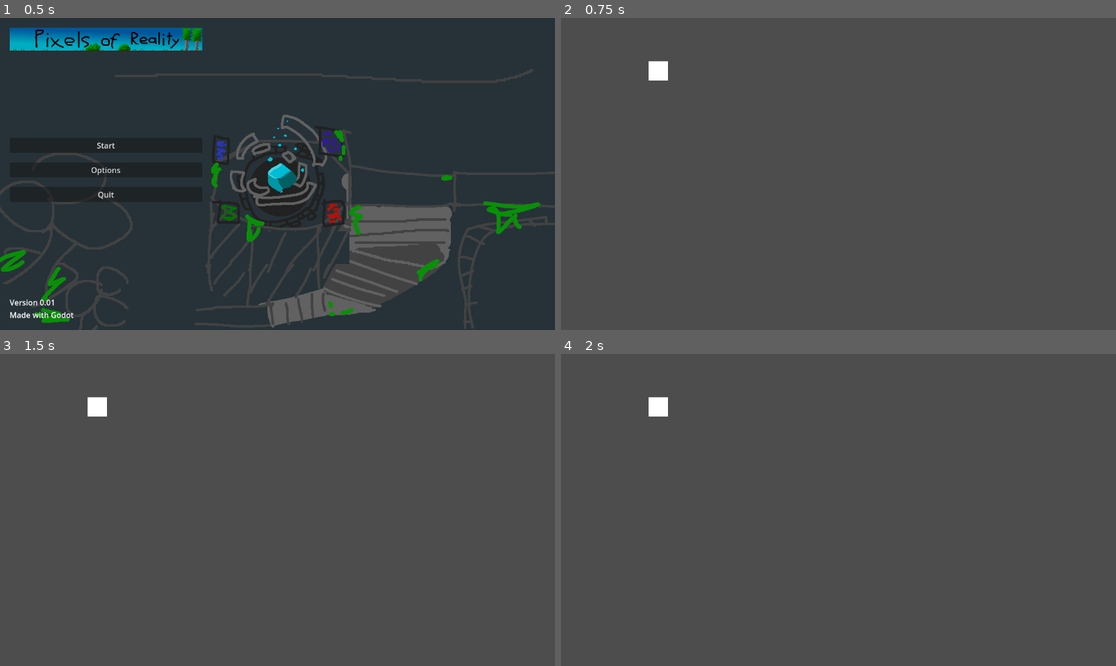
Above: before the commit, frames 1-4 (two rows, left to right).
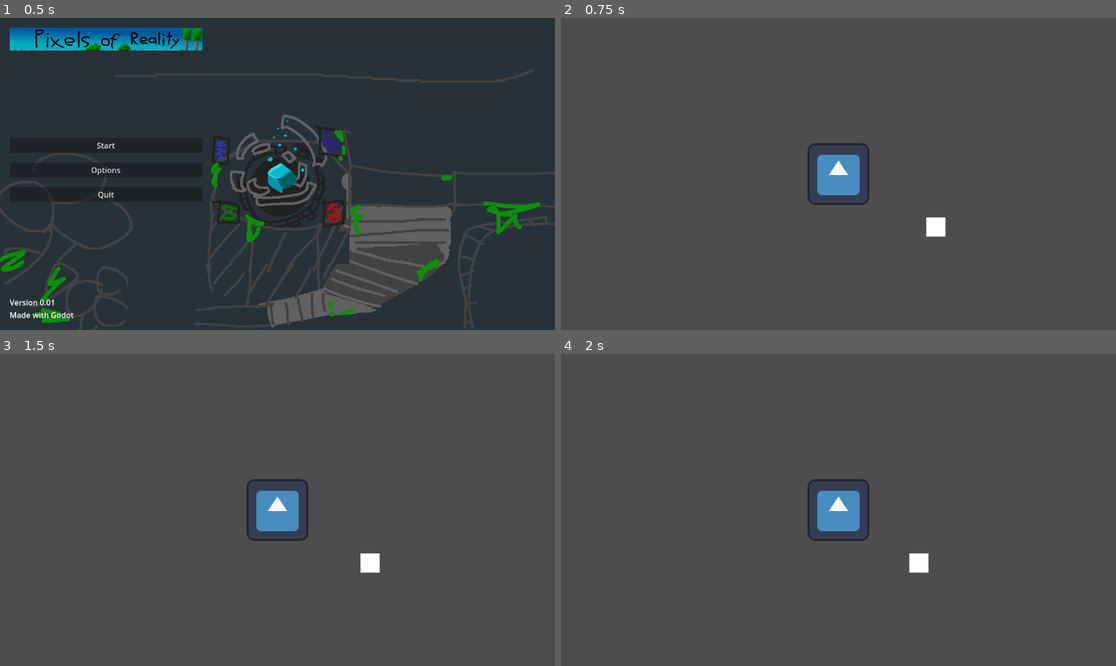
Above: after the commit, the same moments.

Repository: Cole-Miller-IT/JanGameJam2025
Game: Godot game, scene res://Scenes/Levels/MainMenu/main_menu.tscn
Same seed, same stepped clock (60 frames per second), same inputs: the game is played once before the commit and once after it. The engine's default icon, where the game draws it, is replaced by a stand-in: a white triangle on a blue panel in a dark square.
Inputs (mouse positions are in pixels of both pictures, inside the frame that each line leads up to):
- Up to frame 1 (0.5 s): no input
- Up to frame 2 (0.75 s): click "Start" at 0.5 s
- Up to frame 3 (1.5 s): tap Enter at 1.25 s; move the mouse to (399, 494) at 1.27 s; hold D (right, bound only after the commit) from 1.28 s (still down); click (399, 494) at 1.35 s
- Up to frame 4 (2 s): keep holding D (right, bound only after the commit)

Frame 1 is identical in both runs. In frame 2, 1.7% of the frame differs, in the area x 15-70%, y 13-71%; in frame 3, 1.7%; in frame 4, 1.7%.

Commit message:
Added concurrent state machine to player class

Diff:
--- a/Scenes/Levels/World/world.tscn
+++ b/Scenes/Levels/World/world.tscn
@@ -1,6 +1,10 @@
-[gd_scene format=3 uid="uid://khxgk4bj1cll"]
+[gd_scene load_steps=2 format=3 uid="uid://khxgk4bj1cll"]
+
+[ext_resource type="PackedScene" uid="uid://duer6vi3o38eh" path="res://Scenes/Player/player.tscn" id="1_dxqne"]
 
 [node name="World" type="Node"]
+
+[node name="Player" parent="." instance=ExtResource("1_dxqne")]
 
 [node name="Test" type="ColorRect" parent="."]
 offset_left = 182.0
--- /dev/null
+++ b/Scenes/Player/ActionStates/die_action.gd
@@ -0,0 +1,21 @@
+extends State
+
+signal playerDied
+
+func enter() -> void:
+	#play any death animations, sounds, or effects
+	print("in die state")
+	#$DeathSound.play()
+	#$DeathEffect.position = parent.global_position
+	#$DeathEffect.emitting = true
+	#await $DeathSound.finished
+
+	#emit any signals
+	#playerDied.emit()
+
+	#destroy the node
+	queue_free()
+
+
+func exit() -> void:
+	pass
--- /dev/null
+++ b/Scenes/Player/ActionStates/idle_action.gd
@@ -0,0 +1,34 @@
+extends State
+
+@export var light_attack_state: State
+@export var die_state: State
+
+func enter() -> void:
+	#parent.animations.play(animation_name)
+	super()
+	print("In idle action state")
+
+func exit() -> void:
+	pass
+
+func process_input(event: InputEvent) -> State:
+	if Input.is_action_just_pressed('lightAttack'):
+		return light_attack_state
+
+
+	#if Input.is_action_just_pressed('die'):
+		#return die_state
+
+	#if Input.is_action_just_pressed('ui_cancel'):
+		#print("pause")
+
+		#show overlay
+		#parent.emit_signal("pauseMenuKeyPressed")
+
+	return null
+
+func process_frame(delta: float) -> State:
+	return null
+
+func process_physics(delta: float) -> State:
+	return null
--- /dev/null
+++ b/Scenes/Player/ActionStates/light_attack.gd
@@ -0,0 +1,23 @@
+extends State
+
+@export var idle_state: State
+@export var die_state: State
+
+func enter() -> void:
+	#parent.animations.play(animation_name)
+	super()
+	print("In light attack state")
+
+func exit() -> void:
+	pass
+
+func process_input(event: InputEvent) -> State:
+
+
+	return idle_state
+
+func process_frame(delta: float) -> State:
+	return null
+
+func process_physics(delta: float) -> State:
+	return null
--- /dev/null
+++ b/Scenes/Player/MoveStates/Walk.gd
@@ -0,0 +1,46 @@
+extends State
+
+
+@export var idle_state: State
+#@export var bulletTime_move_state: State
+#@export var die_state: State
+
+var SPEED = 50
+
+func enter() -> void:
+	#parent.animations.play(animation_name)
+	super()
+	#print("In walk state")
+
+func exit() -> void:
+	pass
+
+func process_input(event: InputEvent) -> State:
+	#Make sure the Project's keys are setup for this
+	if Input.is_action_pressed("down") or Input.is_action_pressed("up") or Input.is_action_pressed("right") or Input.is_action_pressed("left"):
+		return null
+
+	else:
+		return idle_state
+
+
+func process_frame(delta: float) -> State:
+	return null
+
+func process_physics(delta: float) -> State:
+	# Get the input direction and handle the movement/deceleration.
+	var directionHorizontal = Input.get_axis("left", "right")
+	if directionHorizontal:
+		parent.velocity.x = directionHorizontal * SPEED
+	else:
+		parent.velocity.x = move_toward(parent.velocity.x, 0, SPEED)
+
+	var directionVertical = Input.get_axis("up", "down")
+	if directionVertical:
+		parent.velocity.y = directionVertical * SPEED
+	else:
+		parent.velocity.y = move_toward(parent.velocity.y, 0, SPEED)
+
+	parent.move_and_slide()
+
+	return null
--- /dev/null
+++ b/Scenes/Player/MoveStates/die.gd
@@ -0,0 +1,3 @@
+extends State
+
+#DieAction state handles everything
--- /dev/null
+++ b/Scenes/Player/MoveStates/idle.gd
@@ -0,0 +1,25 @@
+extends State
+
+@export var walk_state: State
+#@export var bulletTime_move_state: State
+#@export var die_state: State
+
+func enter() -> void:
+	#parent.animations.play(animation_name)
+	super()
+	#print("In idle state")
+
+func exit() -> void:
+	pass
+
+func process_input(event: InputEvent) -> State:
+	if Input.is_action_just_pressed('left') or Input.is_action_just_pressed('right') or Input.is_action_just_pressed('up') or Input.is_action_just_pressed('down'):
+		return walk_state
+
+	return null
+
+func process_frame(delta: float) -> State:
+	return null
+
+func process_physics(delta: float) -> State:
+	return null
--- /dev/null
+++ b/Scenes/Player/player.gd
@@ -0,0 +1,29 @@
+extends Node2D
+
+
+#State machines
+@onready var movementStateMachine = $MovementStateMachine
+@onready var actionStateMachine = $ActionStateMachine
+
+# Called when the node enters the scene tree for the first time.
+func _ready():
+	# Initialize the state machine, passing a reference of the player to the states,
+	# that way they can move and react accordingly
+	movementStateMachine.init(self)
+	actionStateMachine.init(self)
+
+
+#pass the input/processing to the state machines
+func _unhandled_input(event: InputEvent) -> void:
+	movementStateMachine.process_input(event)
+	actionStateMachine.process_input(event)
+
+
+func _physics_process(delta: float) -> void:
+	movementStateMachine.process_physics(delta)
+	actionStateMachine.process_physics(delta)
+
+
+func _process(delta: float) -> void:
+	movementStateMachine.process_frame(delta)
+	actionStateMachine.process_frame(delta)
--- /dev/null
+++ b/Scenes/Player/player.tscn
@@ -0,0 +1,53 @@
+[gd_scene load_steps=10 format=3 uid="uid://duer6vi3o38eh"]
+
+[ext_resource type="Script" path="res://Scenes/Player/player.gd" id="1_nat41"]
+[ext_resource type="Script" path="res://Scenes/StateMachine/Finite State Machine.gd" id="2_ft4ic"]
+[ext_resource type="Texture2D" uid="uid://dweafasm4b2rh" path="res://icon.svg" id="2_t3lte"]
+[ext_resource type="Script" path="res://Scenes/Player/MoveStates/idle.gd" id="3_qkui0"]
+[ext_resource type="Script" path="res://Scenes/Player/ActionStates/idle_action.gd" id="4_s1m6m"]
+[ext_resource type="Script" path="res://Scenes/Player/MoveStates/Walk.gd" id="5_8l2vv"]
+[ext_resource type="Script" path="res://Scenes/Player/MoveStates/die.gd" id="6_514mp"]
+[ext_resource type="Script" path="res://Scenes/Player/ActionStates/light_attack.gd" id="8_bfer7"]
+[ext_resource type="Script" path="res://Scenes/Player/ActionStates/die_action.gd" id="9_0oyhd"]
+
+[node name="Player" type="CharacterBody2D"]
+script = ExtResource("1_nat41")
+
+[node name="Camera2D" type="Camera2D" parent="."]
+
+[node name="Sprite2D" type="Sprite2D" parent="."]
+texture = ExtResource("2_t3lte")
+
+[node name="Area2DHitbox" type="Area2D" parent="."]
+
+[node name="MovementStateMachine" type="Node" parent="." node_paths=PackedStringArray("starting_state")]
+script = ExtResource("2_ft4ic")
+starting_state = NodePath("Idle")
+
+[node name="Idle" type="Node" parent="MovementStateMachine" node_paths=PackedStringArray("walk_state")]
+script = ExtResource("3_qkui0")
+walk_state = NodePath("../Walk")
+
+[node name="Walk" type="Node" parent="MovementStateMachine" node_paths=PackedStringArray("idle_state")]
+script = ExtResource("5_8l2vv")
+idle_state = NodePath("../Idle")
+
+[node name="Die" type="Node" parent="MovementStateMachine"]
+script = ExtResource("6_514mp")
+
+[node name="ActionStateMachine" type="Node" parent="." node_paths=PackedStringArray("starting_state")]
+script = ExtResource("2_ft4ic")
+starting_state = NodePath("IdleAction")
+
+[node name="IdleAction" type="Node" parent="ActionStateMachine" node_paths=PackedStringArray("light_attack_state", "die_state")]
+script = ExtResource("4_s1m6m")
+light_attack_state = NodePath("../LightAttack")
+die_state = NodePath("../DieAction")
+
+[node name="LightAttack" type="Node" parent="ActionStateMachine" node_paths=PackedStringArray("idle_state", "die_state")]
+script = ExtResource("8_bfer7")
+idle_state = NodePath("../IdleAction")
+die_state = NodePath("../DieAction")
+
+[node name="DieAction" type="Node" parent="ActionStateMachine"]
+script = ExtResource("9_0oyhd")
--- /dev/null
+++ b/Scenes/StateMachine/Finite State Machine.gd
@@ -0,0 +1,39 @@
+extends Node
+
+@export  var starting_state: State
+var current_state: State
+
+# Initialize the state machine by giving each child state a reference to the
+# parent object it belongs to and enter the default starting_state.
+func init(parent: Node2D) -> void:
+	for child in get_children():
+		child.parent = parent
+
+	# Initialize to the default state
+	change_state(starting_state)
+
+# Change to the new state by first calling any exit logic on the current state.
+func change_state(new_state: State) -> void:
+	if current_state:
+		current_state.exit()
+
+
+	current_state = new_state
+	current_state.enter()
+
+# Pass through functions for the Player to call,
+# handling state changes as needed.
+func process_physics(delta: float) -> void:
+	var new_state = current_state.process_physics(delta)
+	if new_state:
+		change_state(new_state)
+
+func process_input(event: InputEvent) -> void:
+	var new_state = current_state.process_input(event)
+	if new_state:
+		change_state(new_state)
+
+func process_frame(delta: float) -> void:
+	var new_state = current_state.process_frame(delta)
+	if new_state:
+		change_state(new_state)
--- /dev/null
+++ b/Scenes/StateMachine/State.gd
@@ -0,0 +1,28 @@
+class_name State
+extends Node
+
+@export
+var animation_name: String
+@export
+var move_speed: float = 400
+
+var gravity: int = ProjectSettings.get_setting("physics/2d/default_gravity")
+
+## Hold a reference to the parent so that it can be controlled by the state
+var parent: CharacterBody2D
+
+func enter() -> void:
+	#parent.animations.play(animation_name)
+	pass
+
+func exit() -> void:
+	pass
+
+func process_input(event: InputEvent) -> State:
+	return null
+
+func process_frame(delta: float) -> State:
+	return null
+
+func process_physics(delta: float) -> State:
+	return null
--- /dev/null
+++ b/Scenes/StateMachine/finite_state_machine.tscn
@@ -0,0 +1,6 @@
+[gd_scene load_steps=2 format=3 uid="uid://cmlkq5wekqpnh"]
+
+[ext_resource type="Script" path="res://Scripts/States/Finite State Machine.gd" id="1_pl5co"]
+
+[node name="Finite State Machine" type="Node"]
+script = ExtResource("1_pl5co")
--- /dev/null
+++ b/Scenes/StateMachine/state.tscn
@@ -0,0 +1,6 @@
+[gd_scene load_steps=2 format=3 uid="uid://dnjxjud2ahv4t"]
+
+[ext_resource type="Script" path="res://Scripts/States/State.gd" id="1_rk4sl"]
+
+[node name="State" type="Node"]
+script = ExtResource("1_rk4sl")
--- a/project.godot
+++ b/project.godot
@@ -12,5 +12,33 @@
 
 config/name="Jan Game Jam 2025"
 run/main_scene="res://Scenes/Levels/MainMenu/main_menu.tscn"
-config/features=PackedStringArray("4.2", "Forward Plus")
+config/features=PackedStringArray("4.3", "Forward Plus")
 config/icon="res://icon.svg"
+
+[input]
+
+right={
+"deadzone": 0.5,
+"events": [Object(InputEventKey,"resource_local_to_scene":false,"resource_name":"","device":0,"window_id":0,"alt_pressed":false,"shift_pressed":false,"ctrl_pressed":false,"meta_pressed":false,"pressed":false,"keycode":0,"physical_keycode":68,"key_label":0,"unicode":0,"location":0,"echo":false,"script":null)
+]
+}
+left={
+"deadzone": 0.5,
+"events": [Object(InputEventKey,"resource_local_to_scene":false,"resource_name":"","device":-1,"window_id":0,"alt_pressed":false,"shift_pressed":false,"ctrl_pressed":false,"meta_pressed":false,"pressed":false,"keycode":0,"physical_keycode":65,"key_label":0,"unicode":97,"location":0,"echo":false,"script":null)
+]
+}
+down={
+"deadzone": 0.5,
+"events": [Object(InputEventKey,"resource_local_to_scene":false,"resource_name":"","device":-1,"window_id":0,"alt_pressed":false,"shift_pressed":false,"ctrl_pressed":false,"meta_pressed":false,"pressed":false,"keycode":0,"physical_keycode":83,"key_label":0,"unicode":115,"location":0,"echo":false,"script":null)
+]
+}
+up={
+"deadzone": 0.5,
+"events": [Object(InputEventKey,"resource_local_to_scene":false,"resource_name":"","device":-1,"window_id":0,"alt_pressed":false,"shift_pressed":false,"ctrl_pressed":false,"meta_pressed":false,"pressed":false,"keycode":0,"physical_keycode":87,"key_label":0,"unicode":119,"location":0,"echo":false,"script":null)
+]
+}
+lightAttack={
+"deadzone": 0.5,
+"events": [Object(InputEventMouseButton,"resource_local_to_scene":false,"resource_name":"","device":-1,"window_id":0,"alt_pressed":false,"shift_pressed":false,"ctrl_pressed":false,"meta_pressed":false,"button_mask":0,"position":Vector2(0, 0),"global_position":Vector2(0, 0),"factor":1.0,"button_index":1,"canceled":false,"pressed":false,"double_click":false,"script":null)
+]
+}
